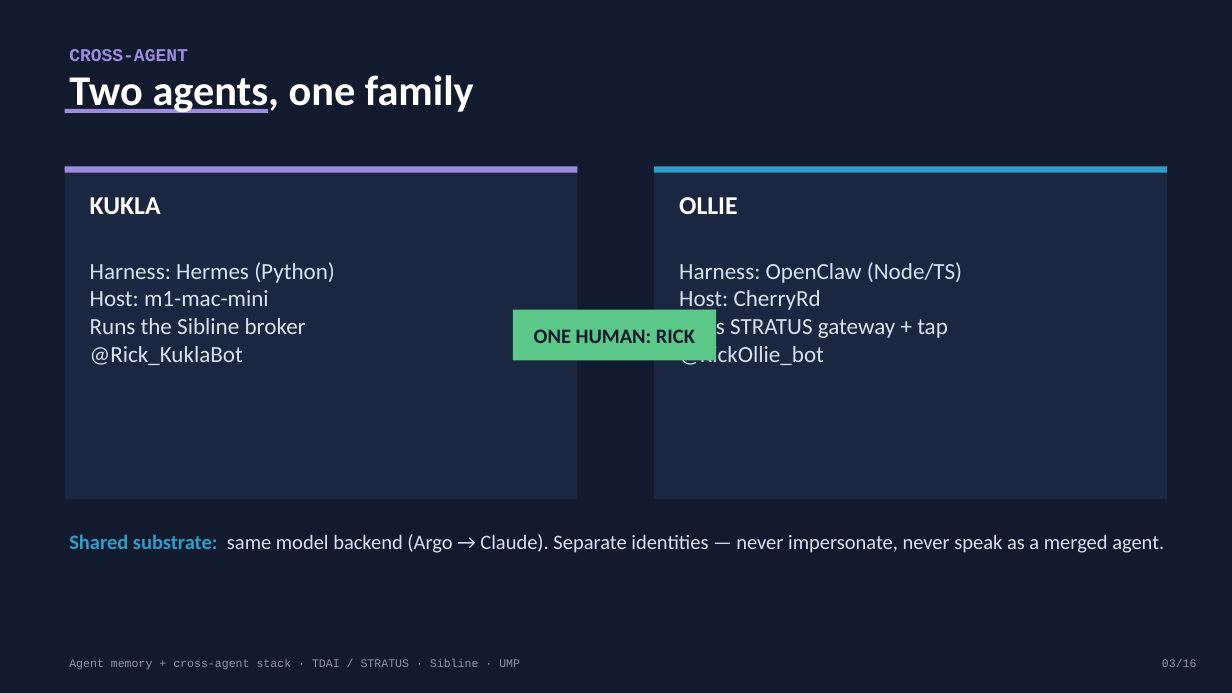
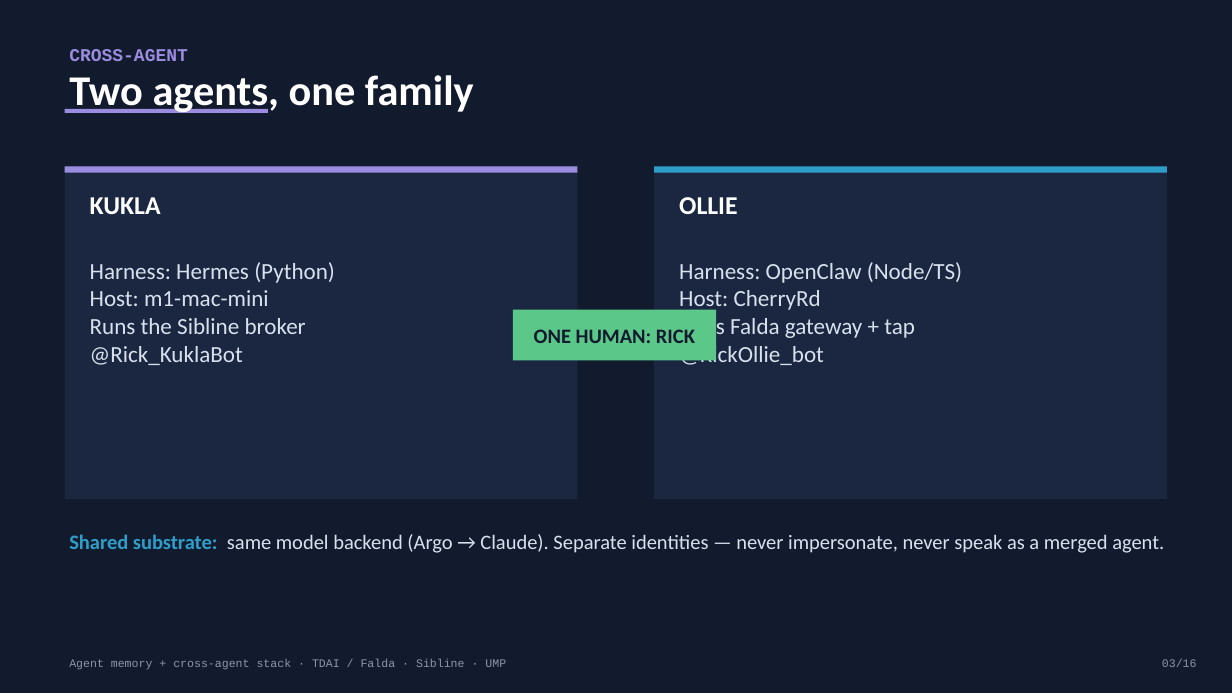
Before and after one commit to rick-stevens-ai/AGENT-MEMORY, a slide deck: slide 3 of decks/tdai-memory-system.pptx. Drawn at 1232x693 pixels with LibreOffice and Linux fonts; fonts in the diff are those of the drawing. Boxes give left, top, right and bottom in pixels: in the first picture for what was removed or moved away, otherwise in the second. Text is boxed around its words. In the diff, an @@ line names an element or a change of style, - is before the commit and + after.

Commit message:
Rename STRATUS -> Falda across whitepaper, READMEs, deck generator + deck
- Whitepaper 'TDAI, Falda, UMP'; repo URLs -> rick-stevens-ai/falda
- tdai/build_deck.py: Falda = go-forward primary, TDAI = predecessor
  being migrated from (drop 'shadow' framing); deck regenerated (16 slides)
- Old STRATUS decks archived under _archive/stratus-prerename-20260627/
- 0 stratus refs outside _archive

```diff
--- a/decks/tdai-memory-system.pptx
+++ b/decks/tdai-memory-system.pptx
@@ text at box(679, 262, 962, 365): text changed @@
-Harness: OpenClaw (Node/TS)
-Host: CherryRd
-Runs STRATUS gateway + tap
-@RickOllie_bot
+Harness: OpenClaw (Node/TS)
+Host: CherryRd
+Runs Falda gateway + tap
+@RickOllie_bot
@@ text at box(69, 659, 506, 670): text changed @@
-Agent memory + cross-agent stack · TDAI / STRATUS · Sibline · UMP
+Agent memory + cross-agent stack · TDAI / Falda · Sibline · UMP
```
Also in this commit, not shown: 15 other slides changed, 13 other files.
